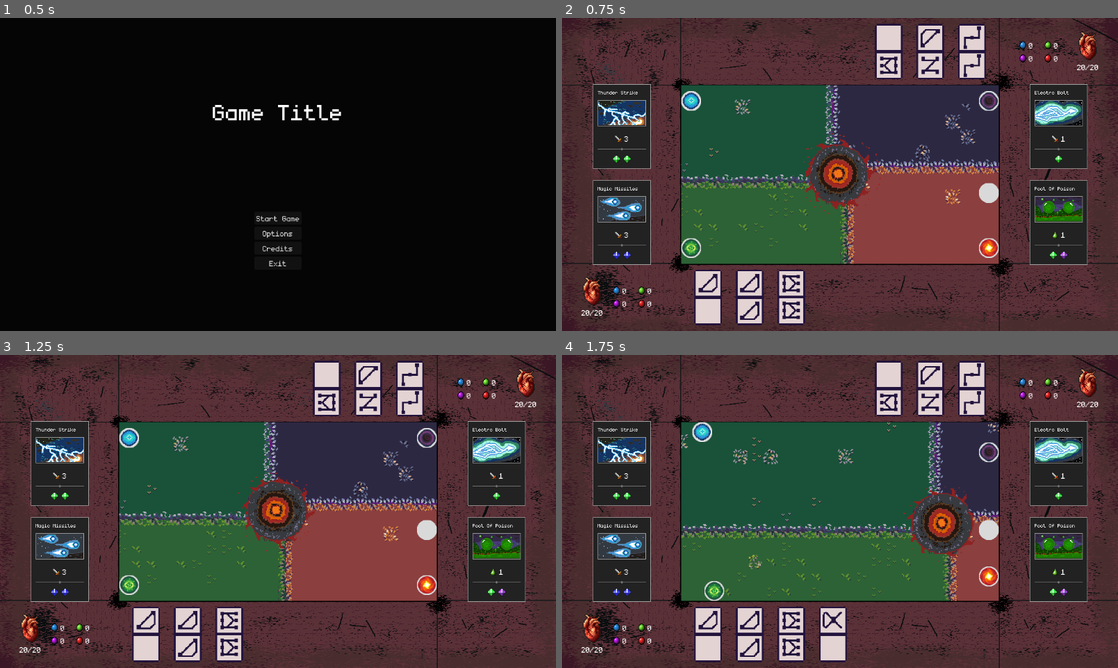
Above: before the commit, frames 1-4 (two rows, left to right).
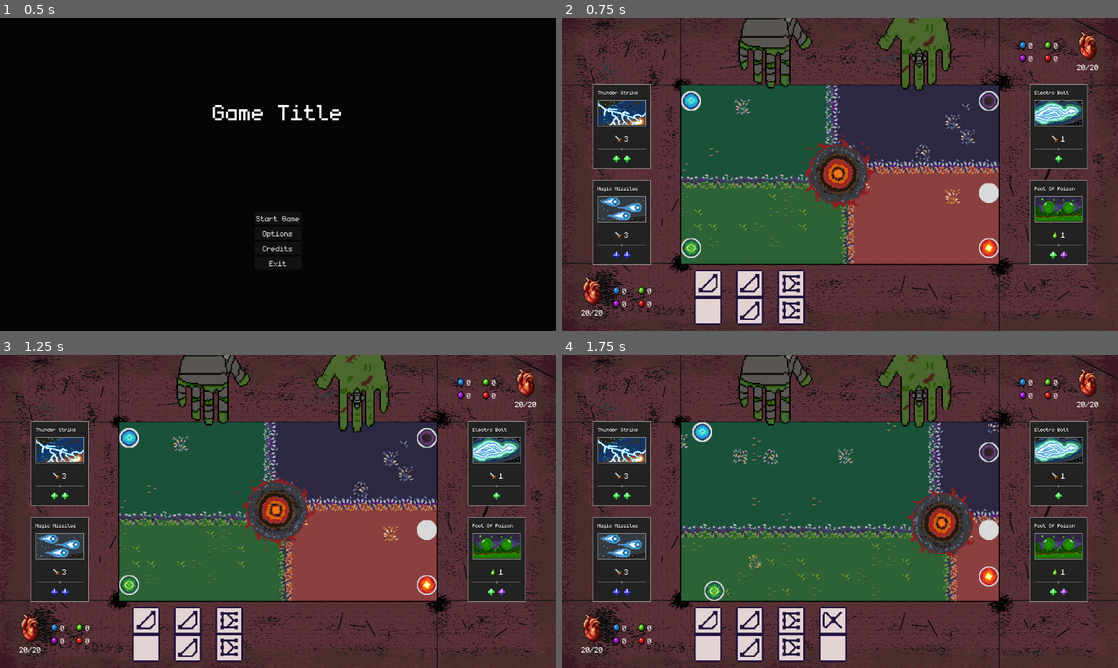
Above: after the commit, the same moments.

Repository: Juanxpeke/GD-BR2024
Game: Godot game, scene res://Core/GUI/MainMenu/main_menu.tscn
Same seed, same stepped clock (60 frames per second), same inputs: the game is played once before the commit and once after it. The engine's default icon, where the game draws it, is replaced by a stand-in: a white triangle on a blue panel in a dark square. Sound files missing from this copy of the repository are replaced by a short silence.
Inputs (mouse positions are in pixels of both pictures, inside the frame that each line leads up to):
- Up to frame 1 (0.5 s): no input
- Up to frame 2 (0.75 s): click "Start Game" at 0.5 s
- Up to frame 3 (1.25 s): no input
- Up to frame 4 (1.75 s): drag from (840, 511) to (990, 530) at 1.27 s

Frame 1 is identical in both runs. In frame 2, 5.3% of the frame differs, in the area x 31-77%, y 0-24%; in frame 3, 5.4%, in the area x 31-77%, y 0-25%; in frame 4, 5.3%.

Commit message:
Added bosses actives logic

Diff:
--- a/Core/Entity/Boss/Bob/bob.gd
+++ b/Core/Entity/Boss/Bob/bob.gd
@@ -1,3 +1,12 @@
+class_name Bob
 extends Boss
 
 # Public
+
+# Get power name
+func get_power_name() -> String:
+	return 'slam'
+
+# Executes the active power
+func execute_active_power() -> void:
+	pass
--- a/Core/Entity/Boss/Bob/bob.tscn
+++ b/Core/Entity/Boss/Bob/bob.tscn
@@ -1,10 +1,293 @@
-[gd_scene load_steps=3 format=3 uid="uid://dhpj4gs6e4p0f"]
+[gd_scene load_steps=43 format=3 uid="uid://dhpj4gs6e4p0f"]
 
 [ext_resource type="Script" path="res://Core/Entity/Boss/Bob/bob.gd" id="1_0226v"]
 [ext_resource type="PackedScene" uid="uid://blhlb0sx0g14t" path="res://Core/Hand/hand.tscn" id="2_781at"]
+[ext_resource type="Texture2D" uid="uid://b47obq6r6cvyh" path="res://Core/Entity/Boss/Bob/bob_idle.png" id="3_fihjd"]
+[ext_resource type="Texture2D" uid="uid://dcbyshpjemjdg" path="res://Core/Entity/Boss/Bob/bob_slam.png" id="4_uvk8k"]
+
+[sub_resource type="AtlasTexture" id="AtlasTexture_fov76"]
+atlas = ExtResource("3_fihjd")
+region = Rect2(0, 0, 208, 106)
+
+[sub_resource type="AtlasTexture" id="AtlasTexture_mg1j2"]
+atlas = ExtResource("3_fihjd")
+region = Rect2(208, 0, 208, 106)
+
+[sub_resource type="AtlasTexture" id="AtlasTexture_ppwr1"]
+atlas = ExtResource("3_fihjd")
+region = Rect2(416, 0, 208, 106)
+
+[sub_resource type="AtlasTexture" id="AtlasTexture_fdbiw"]
+atlas = ExtResource("3_fihjd")
+region = Rect2(624, 0, 208, 106)
+
+[sub_resource type="AtlasTexture" id="AtlasTexture_qiyei"]
+atlas = ExtResource("3_fihjd")
+region = Rect2(832, 0, 208, 106)
+
+[sub_resource type="AtlasTexture" id="AtlasTexture_dhcmu"]
+atlas = ExtResource("3_fihjd")
+region = Rect2(1040, 0, 208, 106)
+
+[sub_resource type="AtlasTexture" id="AtlasTexture_v32go"]
+atlas = ExtResource("3_fihjd")
+region = Rect2(1248, 0, 208, 106)
+
+[sub_resource type="AtlasTexture" id="AtlasTexture_evc5n"]
+atlas = ExtResource("3_fihjd")
+region = Rect2(1456, 0, 208, 106)
+
+[sub_resource type="AtlasTexture" id="AtlasTexture_ccoqv"]
+atlas = ExtResource("3_fihjd")
+region = Rect2(1664, 0, 208, 106)
+
+[sub_resource type="AtlasTexture" id="AtlasTexture_chx2d"]
+atlas = ExtResource("3_fihjd")
+region = Rect2(1872, 0, 208, 106)
+
+[sub_resource type="AtlasTexture" id="AtlasTexture_6fxos"]
+atlas = ExtResource("3_fihjd")
+region = Rect2(2080, 0, 208, 106)
+
+[sub_resource type="AtlasTexture" id="AtlasTexture_3jssx"]
+atlas = ExtResource("3_fihjd")
+region = Rect2(2288, 0, 208, 106)
+
+[sub_resource type="AtlasTexture" id="AtlasTexture_x5uvf"]
+atlas = ExtResource("3_fihjd")
+region = Rect2(2496, 0, 208, 106)
+
+[sub_resource type="AtlasTexture" id="AtlasTexture_tokh1"]
+atlas = ExtResource("3_fihjd")
+region = Rect2(2704, 0, 208, 106)
+
+[sub_resource type="AtlasTexture" id="AtlasTexture_c6sk2"]
+atlas = ExtResource("3_fihjd")
+region = Rect2(2912, 0, 208, 106)
+
+[sub_resource type="AtlasTexture" id="AtlasTexture_qv0go"]
+atlas = ExtResource("3_fihjd")
+region = Rect2(3120, 0, 208, 106)
+
+[sub_resource type="AtlasTexture" id="AtlasTexture_tipem"]
+atlas = ExtResource("3_fihjd")
+region = Rect2(3328, 0, 208, 106)
+
+[sub_resource type="AtlasTexture" id="AtlasTexture_bnclr"]
+atlas = ExtResource("4_uvk8k")
+region = Rect2(0, 0, 208, 106)
+
+[sub_resource type="AtlasTexture" id="AtlasTexture_jxhk5"]
+atlas = ExtResource("4_uvk8k")
+region = Rect2(208, 0, 208, 106)
+
+[sub_resource type="AtlasTexture" id="AtlasTexture_6pkjp"]
+atlas = ExtResource("4_uvk8k")
+region = Rect2(416, 0, 208, 106)
+
+[sub_resource type="AtlasTexture" id="AtlasTexture_hqi0r"]
+atlas = ExtResource("4_uvk8k")
+region = Rect2(624, 0, 208, 106)
+
+[sub_resource type="AtlasTexture" id="AtlasTexture_b6lq5"]
+atlas = ExtResource("4_uvk8k")
+region = Rect2(832, 0, 208, 106)
+
+[sub_resource type="AtlasTexture" id="AtlasTexture_8qfda"]
+atlas = ExtResource("4_uvk8k")
+region = Rect2(1040, 0, 208, 106)
+
+[sub_resource type="AtlasTexture" id="AtlasTexture_8em6g"]
+atlas = ExtResource("4_uvk8k")
+region = Rect2(1248, 0, 208, 106)
+
+[sub_resource type="AtlasTexture" id="AtlasTexture_kycok"]
+atlas = ExtResource("4_uvk8k")
+region = Rect2(1456, 0, 208, 106)
+
+[sub_resource type="AtlasTexture" id="AtlasTexture_toil0"]
+atlas = ExtResource("4_uvk8k")
+region = Rect2(1664, 0, 208, 106)
+
+[sub_resource type="AtlasTexture" id="AtlasTexture_6teqa"]
+atlas = ExtResource("4_uvk8k")
+region = Rect2(1872, 0, 208, 106)
+
+[sub_resource type="AtlasTexture" id="AtlasTexture_sv6s8"]
+atlas = ExtResource("4_uvk8k")
+region = Rect2(2080, 0, 208, 106)
+
+[sub_resource type="AtlasTexture" id="AtlasTexture_3m2fi"]
+atlas = ExtResource("4_uvk8k")
+region = Rect2(2288, 0, 208, 106)
+
+[sub_resource type="AtlasTexture" id="AtlasTexture_w1qs1"]
+atlas = ExtResource("4_uvk8k")
+region = Rect2(2496, 0, 208, 106)
+
+[sub_resource type="AtlasTexture" id="AtlasTexture_awq8j"]
+atlas = ExtResource("4_uvk8k")
+region = Rect2(2704, 0, 208, 106)
+
+[sub_resource type="AtlasTexture" id="AtlasTexture_a7u46"]
+atlas = ExtResource("4_uvk8k")
+region = Rect2(2912, 0, 208, 106)
+
+[sub_resource type="AtlasTexture" id="AtlasTexture_7kuhx"]
+atlas = ExtResource("4_uvk8k")
+region = Rect2(3120, 0, 208, 106)
+
+[sub_resource type="AtlasTexture" id="AtlasTexture_3ak2o"]
+atlas = ExtResource("4_uvk8k")
+region = Rect2(3328, 0, 208, 106)
+
+[sub_resource type="AtlasTexture" id="AtlasTexture_rcfle"]
+atlas = ExtResource("4_uvk8k")
+region = Rect2(3536, 0, 208, 106)
+
+[sub_resource type="AtlasTexture" id="AtlasTexture_rdqb4"]
+atlas = ExtResource("4_uvk8k")
+region = Rect2(3744, 0, 208, 106)
+
+[sub_resource type="AtlasTexture" id="AtlasTexture_ppbqp"]
+atlas = ExtResource("4_uvk8k")
+region = Rect2(3952, 0, 208, 106)
+
+[sub_resource type="SpriteFrames" id="SpriteFrames_mnqpu"]
+animations = [{
+"frames": [{
+"duration": 1.0,
+"texture": SubResource("AtlasTexture_fov76")
+}, {
+"duration": 1.0,
+"texture": SubResource("AtlasTexture_mg1j2")
+}, {
+"duration": 1.0,
+"texture": SubResource("AtlasTexture_ppwr1")
+}, {
+"duration": 1.0,
+"texture": SubResource("AtlasTexture_fdbiw")
+}, {
+"duration": 1.0,
+"texture": SubResource("AtlasTexture_qiyei")
+}, {
+"duration": 1.0,
+"texture": SubResource("AtlasTexture_dhcmu")
+}, {
+"duration": 1.0,
+"texture": SubResource("AtlasTexture_v32go")
+}, {
+"duration": 1.0,
+"texture": SubResource("AtlasTexture_evc5n")
+}, {
+"duration": 1.0,
+"texture": SubResource("AtlasTexture_ccoqv")
+}, {
+"duration": 1.0,
+"texture": SubResource("AtlasTexture_chx2d")
+}, {
+"duration": 1.0,
+"texture": SubResource("AtlasTexture_6fxos")
+}, {
+"duration": 1.0,
+"texture": SubResource("AtlasTexture_3jssx")
+}, {
+"duration": 1.0,
+"texture": SubResource("AtlasTexture_x5uvf")
+}, {
+"duration": 1.0,
+"texture": SubResource("AtlasTexture_tokh1")
+}, {
+"duration": 1.0,
+"texture": SubResource("AtlasTexture_c6sk2")
+}, {
+"duration": 1.0,
+"texture": SubResource("AtlasTexture_qv0go")
+}, {
+"duration": 1.0,
+"texture": SubResource("AtlasTexture_tipem")
+}],
+"loop": true,
+"name": &"idle",
+"speed": 5.0
+}, {
+"frames": [{
+"duration": 1.0,
+"texture": SubResource("AtlasTexture_bnclr")
+}, {
+"duration": 1.0,
+"texture": SubResource("AtlasTexture_jxhk5")
+}, {
+"duration": 1.0,
+"texture": SubResource("AtlasTexture_6pkjp")
+}, {
+"duration": 1.0,
+"texture": SubResource("AtlasTexture_hqi0r")
+}, {
+"duration": 1.0,
+"texture": SubResource("AtlasTexture_b6lq5")
+}, {
+"duration": 1.0,
+"texture": SubResource("AtlasTexture_8qfda")
+}, {
+"duration": 1.0,
+"texture": SubResource("AtlasTexture_8em6g")
+}, {
+"duration": 1.0,
+"texture": SubResource("AtlasTexture_kycok")
+}, {
+"duration": 1.0,
+"texture": SubResource("AtlasTexture_toil0")
+}, {
+"duration": 1.0,
+"texture": SubResource("AtlasTexture_6teqa")
+}, {
+"duration": 1.0,
+"texture": SubResource("AtlasTexture_sv6s8")
+}, {
+"duration": 1.0,
+"texture": SubResource("AtlasTexture_3m2fi")
+}, {
+"duration": 1.0,
+"texture": SubResource("AtlasTexture_w1qs1")
+}, {
+"duration": 1.0,
+"texture": SubResource("AtlasTexture_awq8j")
+}, {
+"duration": 1.0,
+"texture": SubResource("AtlasTexture_a7u46")
+}, {
+"duration": 1.0,
+"texture": SubResource("AtlasTexture_7kuhx")
+}, {
+"duration": 1.0,
+"texture": SubResource("AtlasTexture_3ak2o")
+}, {
+"duration": 1.0,
+"texture": SubResource("AtlasTexture_rcfle")
+}, {
+"duration": 1.0,
+"texture": SubResource("AtlasTexture_rdqb4")
+}, {
+"duration": 1.0,
+"texture": SubResource("AtlasTexture_ppbqp")
+}],
+"loop": false,
+"name": &"slam",
+"speed": 10.0
+}]
 
 [node name="Bob" type="Node2D"]
 script = ExtResource("1_0226v")
 
 [node name="Hand" parent="." instance=ExtResource("2_781at")]
 unique_name_in_owner = true
+visible = false
+
+[node name="Sprite" type="AnimatedSprite2D" parent="."]
+unique_name_in_owner = true
+position = Vector2(0, -26)
+scale = Vector2(2.5, 2.5)
+sprite_frames = SubResource("SpriteFrames_mnqpu")
+animation = &"idle"
+autoplay = "idle"
--- /dev/null
+++ b/Core/Entity/Boss/Timmy/timmy.gd
@@ -0,0 +1,2 @@
+class_name Timmy
+extends Boss
--- a/Core/Entity/Boss/Timmy/timmy.tscn
+++ b/Core/Entity/Boss/Timmy/timmy.tscn
@@ -1,3 +1,276 @@
-[gd_scene format=3 uid="uid://brf63tmxxdl7s"]
+[gd_scene load_steps=41 format=3 uid="uid://brf63tmxxdl7s"]
+
+[ext_resource type="Script" path="res://Core/Entity/Boss/Timmy/timmy.gd" id="1_6cdgg"]
+[ext_resource type="PackedScene" uid="uid://blhlb0sx0g14t" path="res://Core/Hand/hand.tscn" id="2_3wg1p"]
+[ext_resource type="Resource" uid="uid://cxqu6ngv0rvnb" path="res://Core/Entity/Boss/Timmy/timmy_active.tres" id="2_qnu0p"]
+[ext_resource type="Texture2D" uid="uid://bganiunabit14" path="res://Core/Entity/Boss/Timmy/timmy_idle.png" id="3_xev30"]
+[ext_resource type="Texture2D" uid="uid://dt2ti3cso053s" path="res://Core/Entity/Boss/Timmy/timmy_theft.png" id="4_cbppi"]
+
+[sub_resource type="AtlasTexture" id="AtlasTexture_g1owj"]
+atlas = ExtResource("3_xev30")
+region = Rect2(0, 0, 416, 212)
+
+[sub_resource type="AtlasTexture" id="AtlasTexture_8u8em"]
+atlas = ExtResource("3_xev30")
+region = Rect2(416, 0, 416, 212)
+
+[sub_resource type="AtlasTexture" id="AtlasTexture_wk83j"]
+atlas = ExtResource("3_xev30")
+region = Rect2(832, 0, 416, 212)
+
+[sub_resource type="AtlasTexture" id="AtlasTexture_nm2wv"]
+atlas = ExtResource("3_xev30")
+region = Rect2(1248, 0, 416, 212)
+
+[sub_resource type="AtlasTexture" id="AtlasTexture_rnhoo"]
+atlas = ExtResource("3_xev30")
+region = Rect2(1664, 0, 416, 212)
+
+[sub_resource type="AtlasTexture" id="AtlasTexture_1lsbn"]
+atlas = ExtResource("3_xev30")
+region = Rect2(2080, 0, 416, 212)
+
+[sub_resource type="AtlasTexture" id="AtlasTexture_uiyyp"]
+atlas = ExtResource("3_xev30")
+region = Rect2(2496, 0, 416, 212)
+
+[sub_resource type="AtlasTexture" id="AtlasTexture_ssphu"]
+atlas = ExtResource("3_xev30")
+region = Rect2(2912, 0, 416, 212)
+
+[sub_resource type="AtlasTexture" id="AtlasTexture_tk8qi"]
+atlas = ExtResource("3_xev30")
+region = Rect2(3328, 0, 416, 212)
+
+[sub_resource type="AtlasTexture" id="AtlasTexture_6r6lv"]
+atlas = ExtResource("3_xev30")
+region = Rect2(3744, 0, 416, 212)
+
+[sub_resource type="AtlasTexture" id="AtlasTexture_512nn"]
+atlas = ExtResource("3_xev30")
+region = Rect2(4160, 0, 416, 212)
+
+[sub_resource type="AtlasTexture" id="AtlasTexture_t56lm"]
+atlas = ExtResource("3_xev30")
+region = Rect2(4576, 0, 416, 212)
+
+[sub_resource type="AtlasTexture" id="AtlasTexture_2t4hu"]
+atlas = ExtResource("3_xev30")
+region = Rect2(4992, 0, 416, 212)
+
+[sub_resource type="AtlasTexture" id="AtlasTexture_81p7o"]
+atlas = ExtResource("3_xev30")
+region = Rect2(5408, 0, 416, 212)
+
+[sub_resource type="AtlasTexture" id="AtlasTexture_3ix4s"]
+atlas = ExtResource("3_xev30")
+region = Rect2(5824, 0, 416, 212)
+
+[sub_resource type="AtlasTexture" id="AtlasTexture_xar06"]
+atlas = ExtResource("3_xev30")
+region = Rect2(6240, 0, 416, 212)
+
+[sub_resource type="AtlasTexture" id="AtlasTexture_14koa"]
+atlas = ExtResource("3_xev30")
+region = Rect2(6656, 0, 416, 212)
+
+[sub_resource type="AtlasTexture" id="AtlasTexture_htf17"]
+atlas = ExtResource("3_xev30")
+region = Rect2(7072, 0, 416, 212)
+
+[sub_resource type="AtlasTexture" id="AtlasTexture_forxe"]
+atlas = ExtResource("3_xev30")
+region = Rect2(7488, 0, 416, 212)
+
+[sub_resource type="AtlasTexture" id="AtlasTexture_slsb5"]
+atlas = ExtResource("3_xev30")
+region = Rect2(7904, 0, 416, 212)
+
+[sub_resource type="AtlasTexture" id="AtlasTexture_07fm1"]
+atlas = ExtResource("4_cbppi")
+region = Rect2(0, 0, 416, 212)
+
+[sub_resource type="AtlasTexture" id="AtlasTexture_6hwpu"]
+atlas = ExtResource("4_cbppi")
+region = Rect2(416, 0, 416, 212)
+
+[sub_resource type="AtlasTexture" id="AtlasTexture_331ds"]
+atlas = ExtResource("4_cbppi")
+region = Rect2(832, 0, 416, 212)
+
+[sub_resource type="AtlasTexture" id="AtlasTexture_oyl8m"]
+atlas = ExtResource("4_cbppi")
+region = Rect2(1248, 0, 416, 212)
+
+[sub_resource type="AtlasTexture" id="AtlasTexture_qpi7h"]
+atlas = ExtResource("4_cbppi")
+region = Rect2(1664, 0, 416, 212)
+
+[sub_resource type="AtlasTexture" id="AtlasTexture_tyaib"]
+atlas = ExtResource("4_cbppi")
+region = Rect2(2080, 0, 416, 212)
+
+[sub_resource type="AtlasTexture" id="AtlasTexture_yxgon"]
+atlas = ExtResource("4_cbppi")
+region = Rect2(2496, 0, 416, 212)
+
+[sub_resource type="AtlasTexture" id="AtlasTexture_tgheb"]
+atlas = ExtResource("4_cbppi")
+region = Rect2(2912, 0, 416, 212)
+
+[sub_resource type="AtlasTexture" id="AtlasTexture_em0pc"]
+atlas = ExtResource("4_cbppi")
+region = Rect2(3328, 0, 416, 212)
+
+[sub_resource type="AtlasTexture" id="AtlasTexture_3wwuu"]
+atlas = ExtResource("4_cbppi")
+region = Rect2(3744, 0, 416, 212)
+
+[sub_resource type="AtlasTexture" id="AtlasTexture_aarn0"]
+atlas = ExtResource("4_cbppi")
+region = Rect2(4160, 0, 416, 212)
+
+[sub_resource type="AtlasTexture" id="AtlasTexture_dpqp0"]
+atlas = ExtResource("4_cbppi")
+region = Rect2(4576, 0, 416, 212)
+
+[sub_resource type="AtlasTexture" id="AtlasTexture_uxuud"]
+atlas = ExtResource("4_cbppi")
+region = Rect2(4992, 0, 416, 212)
+
+[sub_resource type="AtlasTexture" id="AtlasTexture_wfwwc"]
+atlas = ExtResource("4_cbppi")
+region = Rect2(5408, 0, 416, 212)
+
+[sub_resource type="SpriteFrames" id="SpriteFrames_u1ic0"]
+animations = [{
+"frames": [{
+"duration": 1.0,
+"texture": SubResource("AtlasTexture_g1owj")
+}, {
+"duration": 1.0,
+"texture": SubResource("AtlasTexture_8u8em")
+}, {
+"duration": 1.0,
+"texture": SubResource("AtlasTexture_wk83j")
+}, {
+"duration": 1.0,
+"texture": SubResource("AtlasTexture_nm2wv")
+}, {
+"duration": 1.0,
+"texture": SubResource("AtlasTexture_rnhoo")
+}, {
+"duration": 1.0,
+"texture": SubResource("AtlasTexture_1lsbn")
+}, {
+"duration": 1.0,
+"texture": SubResource("AtlasTexture_uiyyp")
+}, {
+"duration": 1.0,
+"texture": SubResource("AtlasTexture_ssphu")
+}, {
+"duration": 1.0,
+"texture": SubResource("AtlasTexture_tk8qi")
+}, {
+"duration": 1.0,
+"texture": SubResource("AtlasTexture_6r6lv")
+}, {
+"duration": 1.0,
+"texture": SubResource("AtlasTexture_512nn")
+}, {
+"duration": 1.0,
+"texture": SubResource("AtlasTexture_t56lm")
+}, {
+"duration": 1.0,
+"texture": SubResource("AtlasTexture_2t4hu")
+}, {
+"duration": 1.0,
+"texture": SubResource("AtlasTexture_81p7o")
+}, {
+"duration": 1.0,
+"texture": SubResource("AtlasTexture_3ix4s")
+}, {
+"duration": 1.0,
+"texture": SubResource("AtlasTexture_xar06")
+}, {
+"duration": 1.0,
+"texture": SubResource("AtlasTexture_14koa")
+}, {
+"duration": 1.0,
+"texture": SubResource("AtlasTexture_htf17")
+}, {
+"duration": 1.0,
+"texture": SubResource("AtlasTexture_forxe")
+}, {
+"duration": 1.0,
+"texture": SubResource("AtlasTexture_slsb5")
+}],
+"loop": true,
+"name": &"idle",
+"speed": 5.0
+}, {
+"frames": [{
+"duration": 1.0,
+"texture": SubResource("AtlasTexture_07fm1")
+}, {
+"duration": 1.0,
+"texture": SubResource("AtlasTexture_6hwpu")
+}, {
+"duration": 1.0,
+"texture": SubResource("AtlasTexture_331ds")
+}, {
+"duration": 1.0,
+"texture": SubResource("AtlasTexture_oyl8m")
+}, {
+"duration": 1.0,
+"texture": SubResource("AtlasTexture_qpi7h")
+}, {
+"duration": 1.0,
+"texture": SubResource("AtlasTexture_tyaib")
+}, {
+"duration": 1.0,
+"texture": SubResource("AtlasTexture_yxgon")
+}, {
+"duration": 1.0,
+"texture": SubResource("AtlasTexture_tgheb")
+}, {
+"duration": 1.0,
+"texture": SubResource("AtlasTexture_em0pc")
+}, {
+"duration": 1.0,
+"texture": SubResource("AtlasTexture_3wwuu")
+}, {
+"duration": 1.0,
+"texture": SubResource("AtlasTexture_aarn0")
+}, {
+"duration": 1.0,
+"texture": SubResource("AtlasTexture_dpqp0")
+}, {
+"duration": 1.0,
+"texture": SubResource("AtlasTexture_dpqp0")
+}, {
+"duration": 1.0,
+"texture": SubResource("AtlasTexture_uxuud")
+}, {
+"duration": 1.0,
+"texture": SubResource("AtlasTexture_wfwwc")
+}],
+"loop": false,
+"name": &"theft",
+"speed": 8.0
+}]
 
 [node name="Timmy" type="Node2D"]
+script = ExtResource("1_6cdgg")
+boss_active = ExtResource("2_qnu0p")
+
+[node name="Hand" parent="." instance=ExtResource("2_3wg1p")]
+unique_name_in_owner = true
+
+[node name="Sprite" type="AnimatedSprite2D" parent="."]
+unique_name_in_owner = true
+position = Vector2(0, -60)
+scale = Vector2(1.3, 1.3)
+sprite_frames = SubResource("SpriteFrames_u1ic0")
+animation = &"idle"
+autoplay = "idle"
--- /dev/null
+++ b/Core/Entity/Boss/Timmy/timmy_active.tres
@@ -0,0 +1,8 @@
+[gd_resource type="Resource" script_class="TheftActive" load_steps=2 format=3 uid="uid://cxqu6ngv0rvnb"]
+
+[ext_resource type="Script" path="res://Core/Entity/Boss/theft_active.gd" id="1_kfi1n"]
+
+[resource]
+script = ExtResource("1_kfi1n")
+animation_name = "theft"
+cooldown = 3
--- a/Core/Entity/Boss/boss.gd
+++ b/Core/Entity/Boss/boss.gd
@@ -1,13 +1,22 @@
 class_name Boss
 extends Entity
 
-const REACTION_TIME : float = 0.4
+const INITIAL_WAIT_TIME : float = 0.4
+const POST_ACTIVE_WAIT_TIME : float = 0.5
+const POST_SKILL_WAIT_TIME : float = 0.5
+
+@export var boss_active : BossActive
+
+@onready var sprite : AnimatedSprite2D = %Sprite
 
 # Private
 
 # Called when the node enters the scene tree for the first time
 func _ready() -> void:
 	super()
+
+	# hand.hide()
+
 	GameManager.set_boss(self)
 
 # Called when the current turn ends
@@ -15,19 +24,28 @@
 	super()
 
 	if GameManager.current_match.is_turn_owner(self):
+		await get_tree().create_timer(INITIAL_WAIT_TIME).timeout
+
+		# Active logic
+		if GameManager.rng.randi_range(0, 1) == 0 and boss_active.current_cooldown == 0:
+			await boss_active.activate(self)
+			await get_tree().create_timer(POST_ACTIVE_WAIT_TIME).timeout
+
+		# Skill play logic
 		var best_skill_play = get_best_skill_play()
 
 		while best_skill_play != null:
-			await get_tree().create_timer(REACTION_TIME).timeout
-
 			best_skill_play.execute()
 			best_skill_play = get_best_skill_play()
+			await get_tree().create_timer(POST_SKILL_WAIT_TIME)
 
-		await get_tree().create_timer(REACTION_TIME).timeout
+		# World play logic
 		get_best_world_play().execute()
 
 
 # Public
+
+#region Plays
 
 # Gets the best skill play
 func get_best_skill_play() -> SkillPlay:
@@ -48,3 +66,5 @@
 	var world_plays_ordered = Play.sort(world_plays)
 
 	return world_plays_ordered.back()
+
+#endregion
--- /dev/null
+++ b/Core/Entity/Boss/boss_active.gd
@@ -0,0 +1,46 @@
+class_name BossActive
+extends Resource
+
+const IDLE_ANIMATION_NAME : String = 'idle'
+
+@export var animation_name : String
+@export var cooldown : int
+
+var current_cooldown : int = 0
+
+# Private
+
+# Constructor
+func _init() -> void:
+	GameManager.match_setted.connect(_on_match_setted)
+
+# Called when the game match is setted
+func _on_match_setted() -> void:
+	GameManager.current_match.turn_ended.connect(_on_turn_ended)
+
+# Called when the current turn ends
+func _on_turn_ended() -> void:
+	if GameManager.current_match.turn % 2 == 0:
+		current_cooldown = max(current_cooldown - 1, 0)
+
+
+# Public
+
+# Activates this boss active
+func activate(caller : Boss) -> void:
+	assert(current_cooldown == 0, 'Tried to activate boss active on cooldown')
+
+	current_cooldown = cooldown
+
+	caller.sprite.animation = animation_name
+	await caller.sprite.animation_finished
+
+	core_activate(caller)
+
+	caller.sprite.animation = IDLE_ANIMATION_NAME
+	caller.sprite.play()
+
+# Core activation logic
+func core_activate(_caller : Boss) -> void:
+	assert(false, 'This function needs to be implemented in the child class')
+	pass
--- /dev/null
+++ b/Core/Entity/Boss/theft_active.gd
@@ -0,0 +1,21 @@
+class_name TheftActive
+extends BossActive
+
+# Public
+
+# Core activation logic
+func core_activate(caller : Boss) -> void:
+	var enemy = caller.get_enemy()
+	var enemy_dominoes = enemy.hand.dominoes.get_children()
+
+	var random_domino_index = GameManager.rng.randi_range(0, enemy_dominoes.size() - 1)
+	var random_domino = enemy_dominoes[random_domino_index]
+
+	if caller.hand.dominoes.get_child_count() < GameManager.HAND_MAX_DOMINOES:
+		random_domino.reparent(caller.hand.dominoes)
+		caller.hand.update_dominoes_layout()
+	else:
+		enemy.hand.dominoes.remove_child(random_domino)
+		random_domino.queue_free()
+
+	enemy.hand.update_dominoes_layout()
--- a/Core/Entity/entity.gd
+++ b/Core/Entity/entity.gd
@@ -104,11 +104,14 @@
 
 	for skill in current_skills:
 		var skill_left_cost = get_skill_left_cost(skill)
-		assert(skill_left_cost != 0, "Free skill was not activated")
+		assert(skill_left_cost != 0, "Entity free skill was not activated")
 
 		if skill.manas_needed[mana_type] > 0:
 			var skill_priority_factor = 1.0 / skill_left_cost
-			mana_priority += skill.get_priority() * skill_priority_factor
+			mana_priority = max(mana_priority, skill.get_priority() * skill_priority_factor)
+
+	if mana_priority > 0.0:
+		mana_priority = max(mana_priority, Play.MINIMUM_USEFUL_MANA_PRIORITY)
 
 	return mana_priority
 
--- a/Core/Hand/hand.gd
+++ b/Core/Hand/hand.gd
@@ -13,8 +13,11 @@
 func _ready() -> void:
 	pass
 
+
+# Public
+
 # Updates the dominoes layout
-func _update_dominoes_layout() -> void:
+func update_dominoes_layout() -> void:
 	var initial_position = Vector2.LEFT * (GameManager.HAND_MAX_DOMINOES * 0.5 * Domino.SPRITE_WIDTH * (1 + DOMINOES_SEPARATION_FACTOR) - Domino.SPRITE_WIDTH * 0.5) + \
 			Vector2.UP * Domino.SPRITE_WIDTH
 
@@ -23,15 +26,12 @@
 		var domino_offset = Vector2.RIGHT * i * Domino.SPRITE_WIDTH * (1 + DOMINOES_SEPARATION_FACTOR)
 		domino.position = initial_position + domino_offset
 
-
-# Public
-
 # Adds a domino to the hand
 func add_domino(domino : Domino) -> void:
 	domino.reparent(dominoes, false)
 	domino.being_grabbed.connect(func(): grabbed_domino_index = domino.get_index())
-	domino.world_state_changed.connect(_update_dominoes_layout)
-	_update_dominoes_layout()
+	domino.world_state_changed.connect(update_dominoes_layout)
+	update_dominoes_layout()
 
 # Handles a domino reset
 func handle_domino_reset(domino : Domino) -> void:
--- /dev/null
+++ b/Core/Match/timmy_match.tscn
@@ -0,0 +1,58 @@
+[gd_scene load_steps=7 format=3 uid="uid://c1446rdaadrjl"]
+
+[ext_resource type="Script" path="res://Core/Match/match.gd" id="1_wckwj"]
+[ext_resource type="PackedScene" uid="uid://jqq8ueul6hen" path="res://Core/World/world.tscn" id="2_xbwb8"]
+[ext_resource type="PackedScene" uid="uid://c44laowkuxfc4" path="res://Core/Entity/Player/player.tscn" id="3_1pckf"]
+[ext_resource type="PackedScene" uid="uid://brf63tmxxdl7s" path="res://Core/Entity/Boss/Timmy/timmy.tscn" id="4_3nsa5"]
+[ext_resource type="PackedScene" uid="uid://jh607gdfdrer" path="res://Core/GUI/HUD/hud.tscn" id="5_s8276"]
+
+[sub_resource type="StyleBoxFlat" id="StyleBoxFlat_sqamv"]
+bg_color = Color(0.6, 0.6, 0.6, 0)
+
+[node name="Match" type="Node"]
+script = ExtResource("1_wckwj")
+metadata/_edit_vertical_guides_ = [246.0]
+metadata/_edit_horizontal_guides_ = [138.0, 510.0]
+
+[node name="PanelContainer" type="PanelContainer" parent="."]
+anchors_preset = 8
+anchor_left = 0.5
+anchor_top = 0.5
+anchor_right = 0.5
+anchor_bottom = 0.5
+offset_left = -329.0
+offset_top = -185.0
+offset_right = 329.0
+offset_bottom = 185.0
+grow_horizontal = 2
+grow_vertical = 2
+mouse_filter = 1
+theme_override_styles/panel = SubResource("StyleBoxFlat_sqamv")
+metadata/_edit_group_ = true
+
+[node name="WorldViewportContainer" type="SubViewportContainer" parent="PanelContainer"]
+unique_name_in_owner = true
+layout_mode = 2
+
+[node name="WorldViewport" type="SubViewport" parent="PanelContainer/WorldViewportContainer"]
+handle_input_locally = false
+audio_listener_enable_2d = true
+physics_object_picking = true
+size = Vector2i(658, 370)
+size_2d_override = Vector2i(1152, 648)
+size_2d_override_stretch = true
+render_target_update_mode = 4
+
+[node name="World" parent="PanelContainer/WorldViewportContainer/WorldViewport" instance=ExtResource("2_xbwb8")]
+
+[node name="Entities" type="Node2D" parent="."]
+unique_name_in_owner = true
+
+[node name="Player" parent="Entities" instance=ExtResource("3_1pckf")]
+position = Vector2(576, 636)
+
+[node name="Timmy" parent="Entities" instance=ExtResource("4_3nsa5")]
+position = Vector2(576, 12)
+rotation = 3.14159
+
+[node name="HUD" parent="." instance=ExtResource("5_s8276")]
Renamed: Assets/CustomPixelArt/Experiments/bob_idle.png -> Core/Entity/Boss/Bob/bob_idle.png
Renamed: Assets/CustomPixelArt/Experiments/bob_slam.png -> Core/Entity/Boss/Bob/bob_slam.png
Renamed: Assets/CustomPixelArt/Experiments/timmy_idle.png -> Core/Entity/Boss/Timmy/timmy_idle.png
Renamed: Assets/CustomPixelArt/Experiments/handtimmy_theft.png -> Core/Entity/Boss/Timmy/timmy_theft.png
